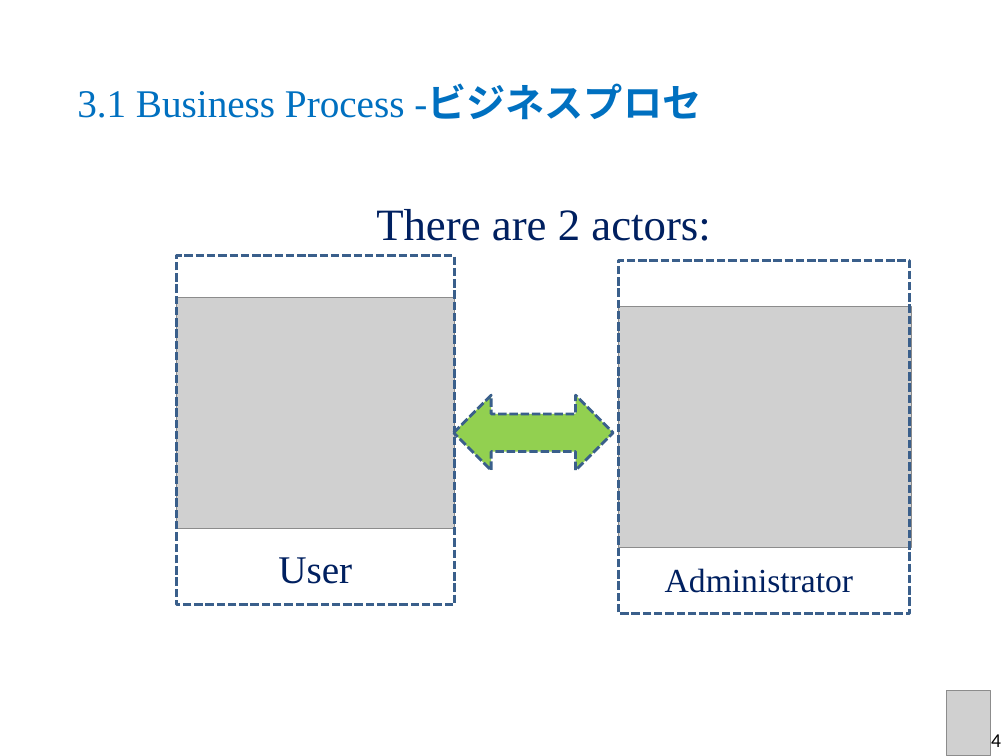
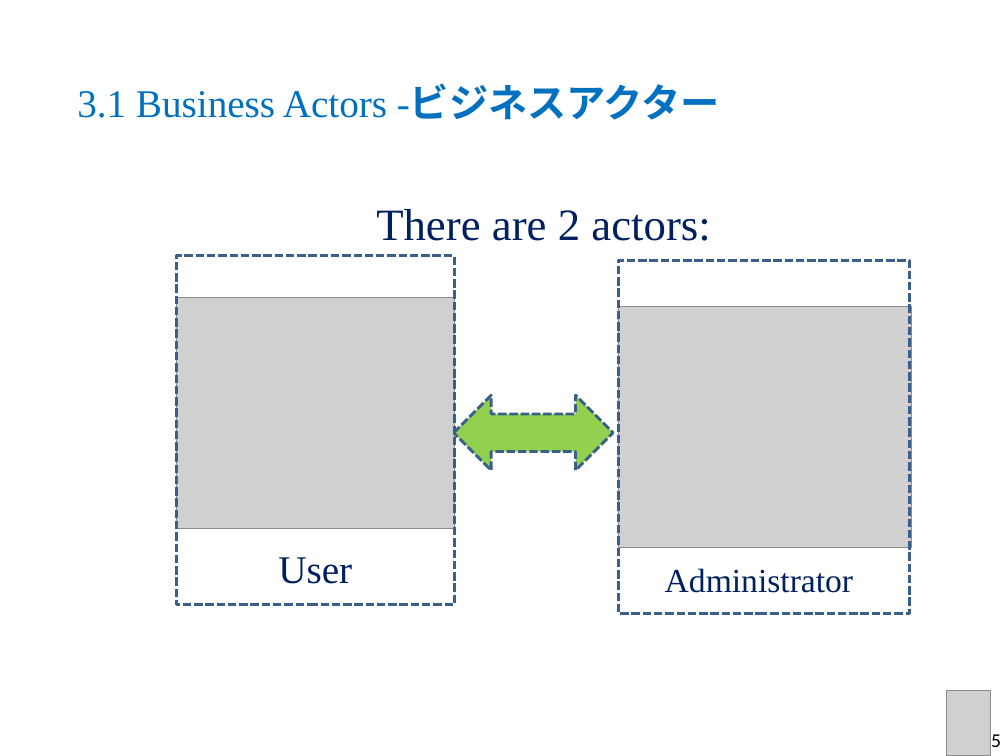
Before and after one commit to sangnvus/2015FALLJS01, a slide deck: slide 29 of WIP/Documents/Report 6/DDL_Slide_v1.1.pptx (slide 28 before the commit). Drawn at 1008x756 pixels with LibreOffice and Linux fonts; fonts in the diff are those of the drawing; grey boxes stand for pictures; background and template pictures are left out. Boxes give left, top, right and bottom in pixels: in the first picture for what was removed or moved away, otherwise in the second. Text is boxed around its words. In the diff, an @@ line names an element or a change of style, - is before the commit and + after.

```diff
--- a/WIP/Documents/Report 6/DDL_Slide_v1.1.pptx
+++ b/WIP/Documents/Report 6/DDL_Slide_v1.1.pptx
@@ title at <box>77,87,720,120</box>: text changed @@
-3.1 Business Process -ビジネスプロセ
+3.1 Business Actors -ビジネスアクター
@@ text in ellipse at <box>981,730,1001,752</box>: text changed @@
-24
+25
```
Also in this commit, not shown: 30 other slides changed, 1 slide added.
